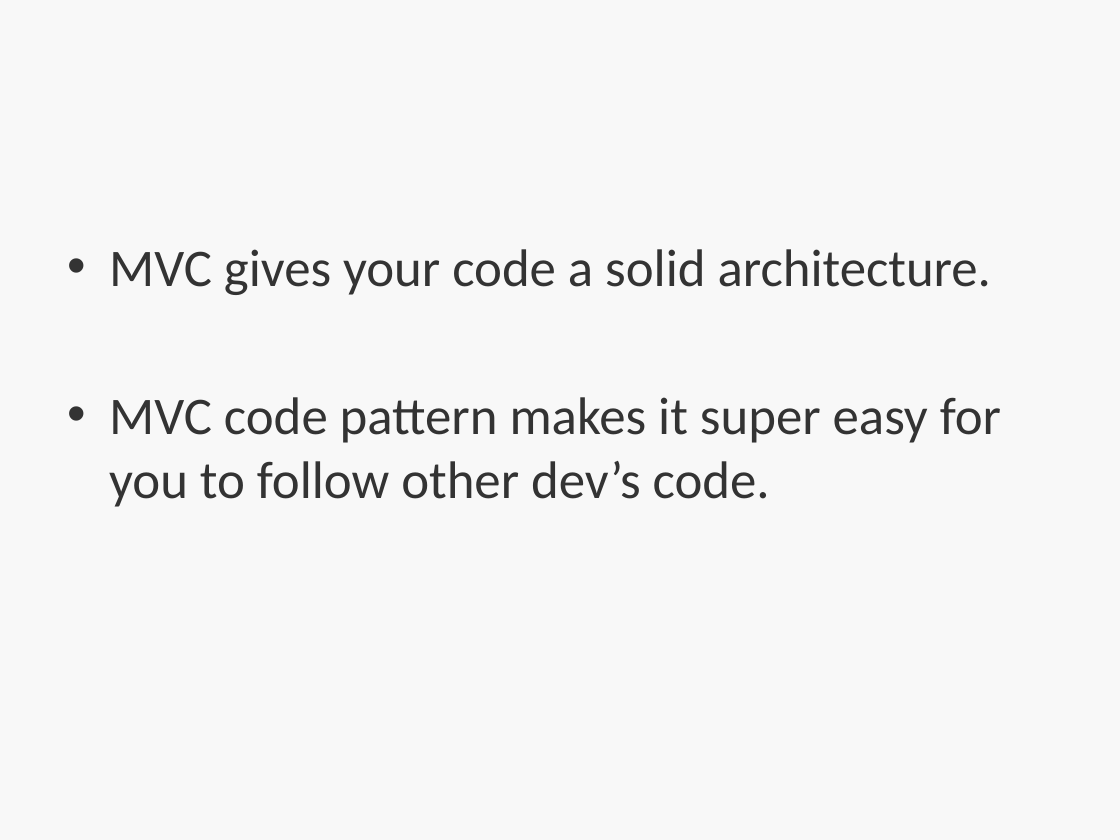
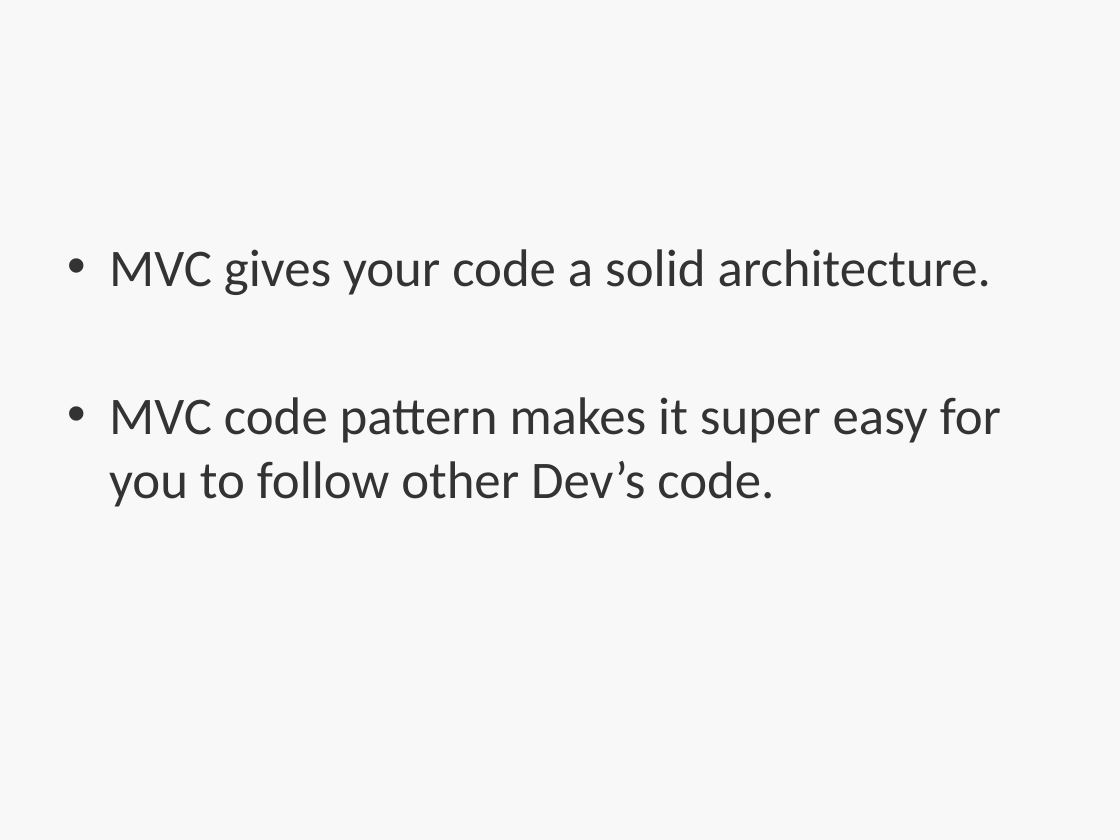
Before and after one commit to bootcoder/lectures, a slide deck: slide 2 of 1phase/ruby-mvc-single-res/HT-MVC.pptx. Drawn at 1120x840 pixels with LibreOffice and Linux fonts; fonts in the diff are those of the drawing; background and template pictures are left out. Boxes give left, top, right and bottom in pixels: in the first picture for what was removed or moved away, otherwise in the second. Text is boxed around its words. In the diff, an @@ line names an element or a change of style, - is before the commit and + after.

Commit message:
update slides with a new MVC gif

```diff
--- a/1phase/ruby-mvc-single-res/HT-MVC.pptx
+++ b/1phase/ruby-mvc-single-res/HT-MVC.pptx
@@ text at bbox=[109, 397, 1001, 507]: text changed @@
-• MVC code pattern makes it super easy for you to follow other dev’s code.
+• MVC code pattern makes it super easy for you to follow other Dev’s code.
```
Also in this commit, not shown: 3 other slides changed, 2 slides added.
